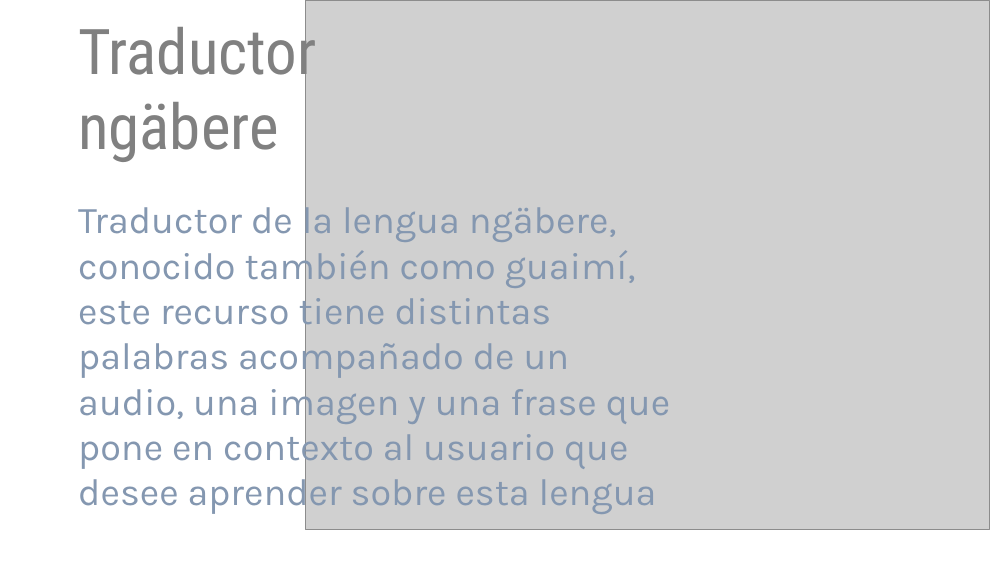
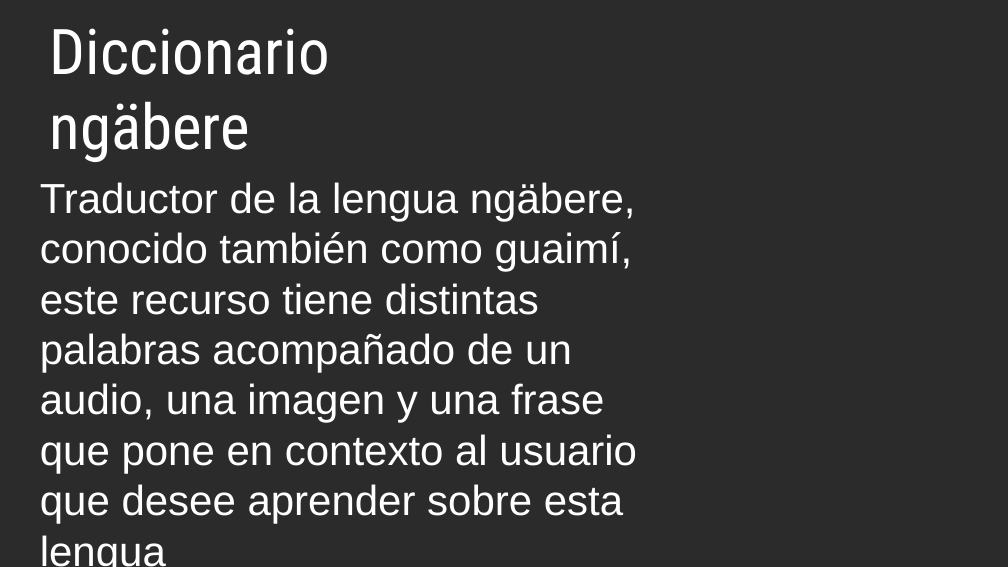
Before and after one commit to producciongespro/ColeccionRecursosGespro, a slide deck: slide 4 of diseño/img-avances/descriptivo.pptx. Drawn at 1008x567 pixels with LibreOffice and Linux fonts; fonts in the diff are those of the drawing; grey boxes stand for pictures; background and template pictures are left out; a plain dark background stands for a picture behind light text. Boxes give left, top, right and bottom in pixels: in the first picture for what was removed or moved away, otherwise in the second. Text is boxed around its words. In the diff, an @@ line names an element or a change of style, - is before the commit and + after.

```diff
--- a/diseño/img-avances/descriptivo.pptx
+++ b/diseño/img-avances/descriptivo.pptx
@@ background #FFFFFF to picture (left out) @@
@@ text "Diccionario": place and size @@
-text "Diccionario" at [78, 16, 316, 162]
+text "Diccionario" at [50, 28, 330, 162]
@@ text at [50, 28, 330, 75]: text changed; text colour #808080 to #FFFFFF @@
-Traductor
+Diccionario
@@ picture removed at [306, 0, 990, 529] @@
@@ text at [50, 101, 250, 162]: text colour #808080 to #FFFFFF in "ngäbere" @@
@@ text "Traductor de la lengua ngäbere, ...": place and size @@
-text "Traductor de la lengua ngäbere, ..." at [78, 199, 670, 515]
+text "Traductor de la lengua ngäbere, ..." at [40, 182, 637, 524]
@@ text "Traductor de la lengua ngäbere, ..." at [40, 182, 637, 524]: size 36 to 40 pt, font Karla to Arial, text colour #8497B0 to #FFFFFF @@
```
Also in this commit, not shown: 4 other slides changed, 1 slide added, 2 slides removed, 11 other files.
